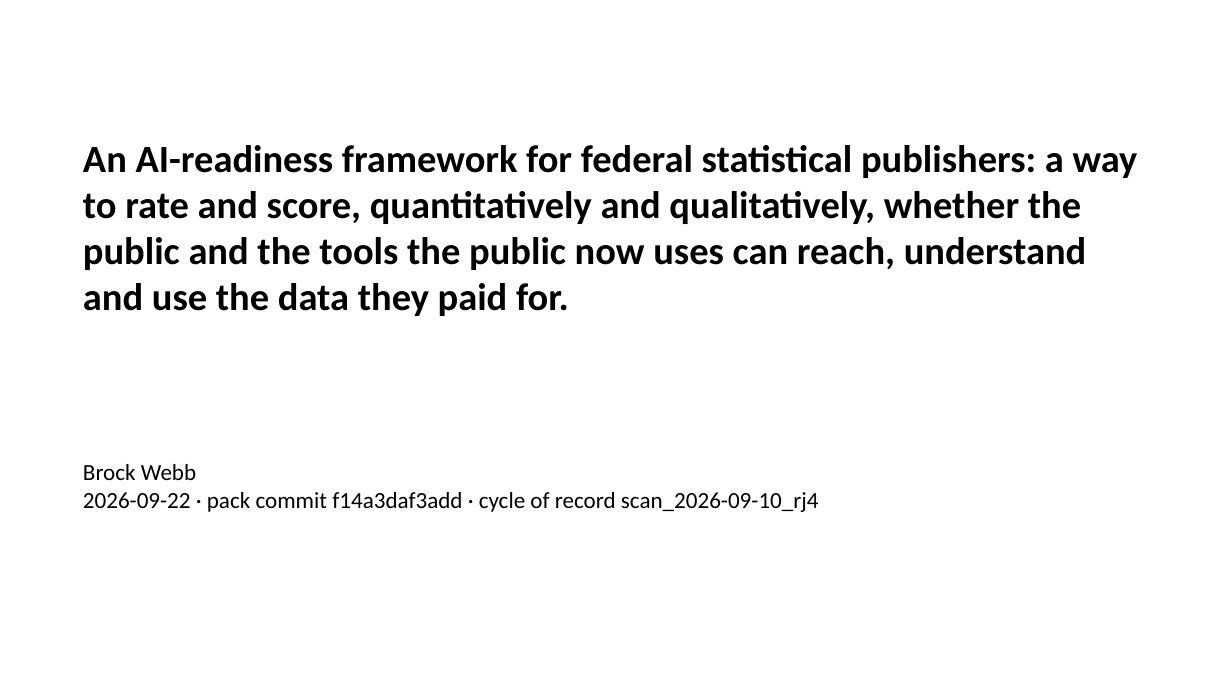
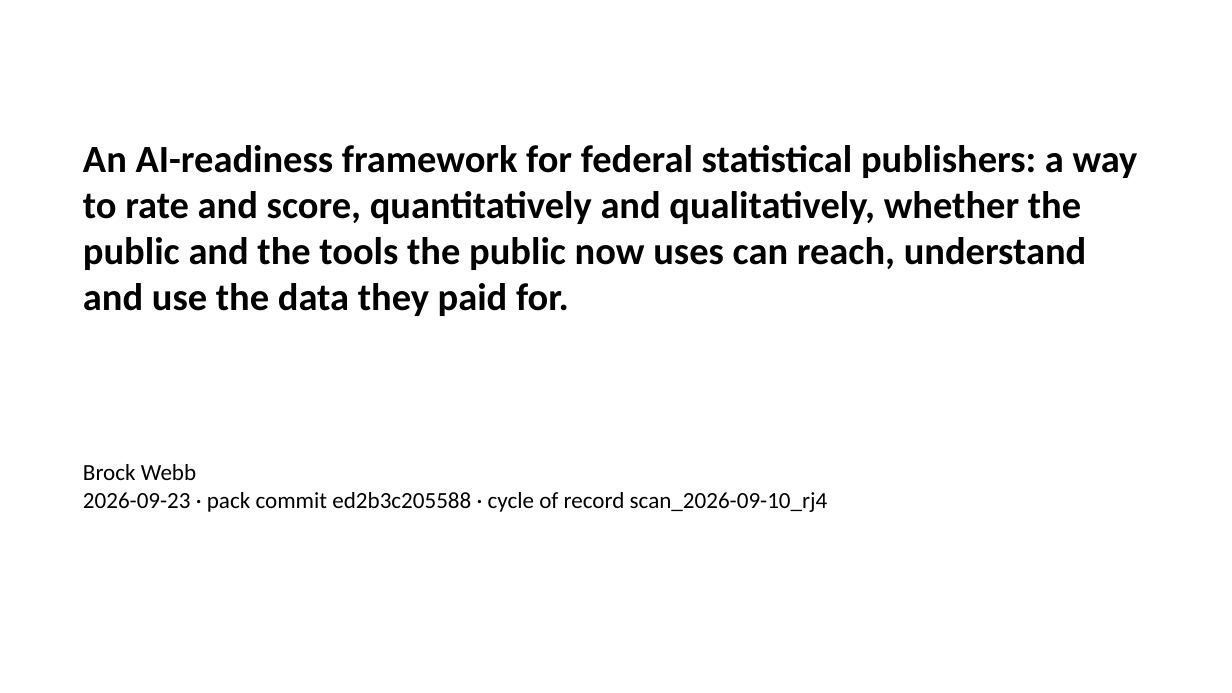
Before and after one commit to brockwebb/ai-readiness-kg, a slide deck: slide 1 of docs/deck/brief_deck.pptx. Drawn at 1232x693 pixels with LibreOffice and Linux fonts; fonts in the diff are those of the drawing. Boxes give left, top, right and bottom in pixels: in the first picture for what was removed or moved away, otherwise in the second. Text is boxed around its words. In the diff, an @@ line names an element or a change of style, - is before the commit and + after.

```diff
--- a/docs/deck/brief_deck.pptx
+++ b/docs/deck/brief_deck.pptx
@@ text at <box>83,492,828,512</box>: text changed @@
-2026-09-22 · pack commit f14a3daf3add · cycle of record scan_2026-09-10_rj4
+2026-09-23 · pack commit ed2b3c205588 · cycle of record scan_2026-09-10_rj4
```
Also in this commit, not shown: 6 other slides changed, 1 slide added, 227 slides removed, 8 other files.
